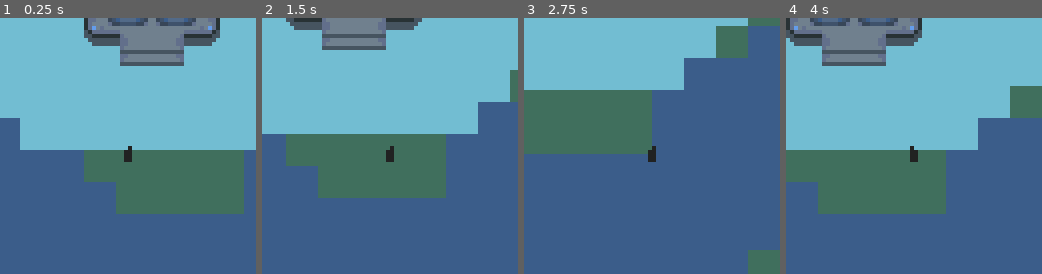
Above: before the commit, frames 1-4 (left to right).
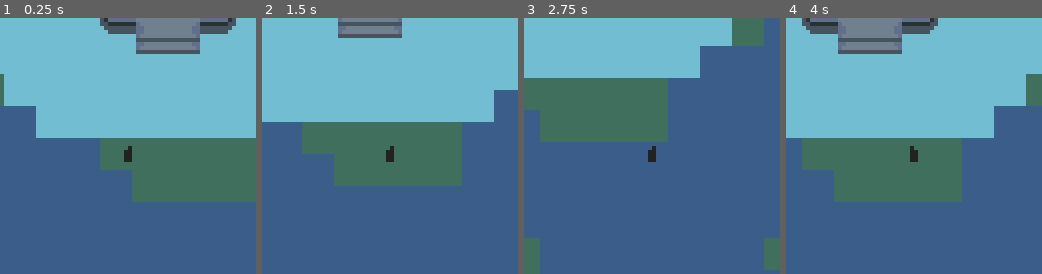
Above: after the commit, the same moments.

Repository: CertifiedIdiots/LowRez
Game: Godot game, scene res://Levels/Main.tscn
Same seed, same stepped clock (60 frames per second), same inputs: the game is played once before the commit and once after it.
Inputs:
- Up to frame 1 (0.25 s): no input
- Up to frame 2 (1.5 s): hold D (move_right) 0.53-1.28 s; tap Z (A) at 0.6 s; tap X (B) at 0.8, 1.35 s; hold Down (move_down) from 1.28 s (still down)
- Up to frame 3 (2.75 s): tap C (C) at 1.55, 2.1 s; release Down (move_down) at 2.03 s; hold D (move_right) from 2.03 s (still down); tap V (D) at 2.3 s
- Up to frame 4 (4 s): release D (move_right) at 2.78 s; hold W (move_up) 2.78-3.53 s; tap V (D) at 2.85 s; tap Z (A) at 3.05, 3.6 s; hold A (move_left) from 3.53 s (still down); tap X (B) at 3.8 s

The runs differ from the first frame. In frame 1, 16% of the frame differs, in the area x 0-100%, y 0-77%; in frame 2, 14%; in frame 3, 12%; in frame 4, 17%.

Commit message:
Assets + Core Implementation

Diff:
--- a/Levels/Main.tscn
+++ b/Levels/Main.tscn
@@ -29,6 +29,6 @@
 position = Vector2( 1025, 1027 )
 
 [node name="Player" parent="." instance=ExtResource( 1 )]
-position = Vector2( 1019, 1087 )
+position = Vector2( 1015, 1090 )
 
 [node name="Map" parent="." instance=ExtResource( 2 )]
--- a/Objects/Core.tscn
+++ b/Objects/Core.tscn
@@ -14,6 +14,7 @@
 [ext_resource path="res://Art/Animations/runes/rune_A1_small.png" type="Texture" id=12]
 [ext_resource path="res://Art/Animations/runes/rune_D2_small.png" type="Texture" id=13]
 [ext_resource path="res://Art/Animations/runes/rune_C2_small.png" type="Texture" id=14]
+[ext_resource path="res://Assets/SFX/Core.wav" type="AudioStream" id=15]
 
 [sub_resource type="SpriteFrames" id=1]
 animations = [ {
@@ -66,3 +67,15 @@
 [node name="D" type="AnimatedSprite" parent="."]
 position = Vector2( 6, 25 )
 frames = SubResource( 4 )
+
+[node name="Core Ambience" type="AudioStreamPlayer2D" parent="."]
+position = Vector2( 0, -10 )
+stream = ExtResource( 15 )
+autoplay = true
+max_distance = 73.0
+attenuation = 1.7411
+bus = "SFX"
+__meta__ = {
+"_editor_description_": "Emits sound based on proximity to center of orb
+ "
+}
--- a/Objects/Player.tscn
+++ b/Objects/Player.tscn
@@ -56,6 +56,7 @@
 stream = ExtResource( 3 )
 volume_db = -12.0
 autoplay = true
+bus = "Music"
 
 [node name="A" type="AudioStreamPlayer" parent="."]
 stream = ExtResource( 4 )
--- /dev/null
+++ b/default_bus_layout.tres
@@ -0,0 +1,24 @@
+[gd_resource type="AudioBusLayout" load_steps=2 format=2]
+
+[sub_resource type="AudioEffectCompressor" id=1]
+resource_name = "Compressor"
+threshold = -31.3
+ratio = 5.0
+sidechain = "SFX"
+
+[resource]
+bus/0/volume_db = -0.030508
+bus/1/name = "SFX"
+bus/1/solo = false
+bus/1/mute = false
+bus/1/bypass_fx = false
+bus/1/volume_db = -0.130497
+bus/1/send = "Master"
+bus/2/name = "Music"
+bus/2/solo = false
+bus/2/mute = false
+bus/2/bypass_fx = false
+bus/2/volume_db = 0.0
+bus/2/send = "Master"
+bus/2/effect/0/effect = SubResource( 1 )
+bus/2/effect/0/enabled = true
Not shown, added: Assets/SFX/Core.mp3.import
Not shown, added: Assets/SFX/Core.wav.import
Not shown, added: Assets/SFX/Gate_Close.wav.import
Not shown, added: Assets/SFX/Gate_Open.wav.import
Not shown, added: Assets/SFX/Map_SonarPulse.wav.import
Not shown, added: Assets/SFX/Portal_Activate.wav.import
Not shown, added: Assets/SFX/Stair.wav.import
Not shown: 1 places in Objects/Core.tscn that only renumber resources
Not shown, added: Assets/SFX/Core.mp3
Not shown, added: Assets/SFX/Core.wav
Not shown, added: Assets/SFX/Gate_Close.wav
Not shown, added: Assets/SFX/Gate_Open.wav
(and 3 more such lines)
